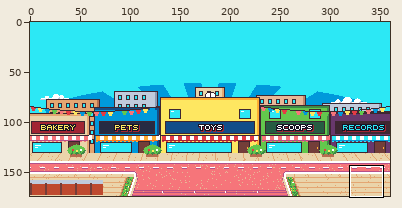
File history of a pixel-art file, art/backdrops/backdrop-sniff-street-shops.aseprite. The first picture is a wide view before the edit; the outline marks the close-up.
Close-up. Before:
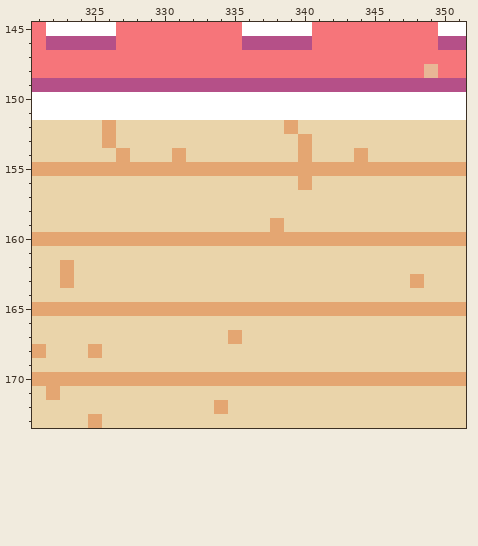
360x174 pixels, 1 frame. Shown: x 321..351, y 145..173.
After:
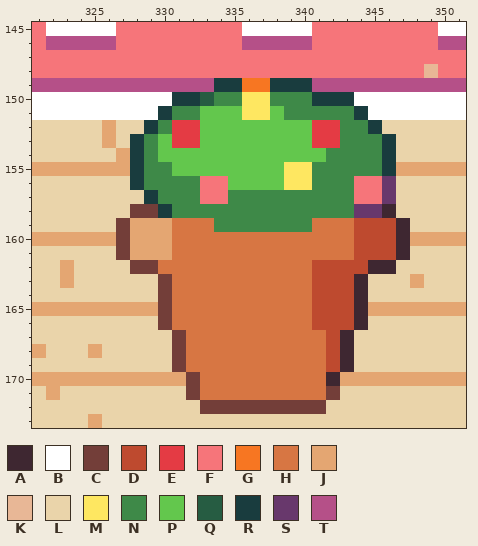
Palette (. is transparent): A #3e2731  B #ffffff  C #733e39  D #be4a2f  E #e43b44  F #f6757a  G #f77622  H #d77643  J #e4a672  K #e8b796  L #ead4aa  M #fee761  N #3e8948  P #63c74d  Q #265c42  R #193c3e  S #68386c  T #b55088
Diff:
Changed rows in their new state; - is an unchanged pixel.
first column x 327:
149 -------RRGGRRR-------
150 ----RRQNNMMNNNRRR----
151 ---RNNPPPMMPNNNNNR---
152 --RNEEPPPPPPPPEENNR--
153 -RNPEEPPPPPPPPEENNNR-
154 -RNPPPPPPPPPPPPNNNNR-
155 -RNNPPPPPPPPMMNNNNNR-
156 -RNNNNFFPPPPMMNNNFFS-
157 --RNNNFFNNNNNNNNNFFS-
158 -CCRNNNNNNNNNNNNNSSA-
159 CJJJHHHNNNNNNNHHHDDDA
160 C---HHHHHHHHHHHHHDDDA
161 CJJJHHHHHHHHHHHHHDDDA
162 -CCHHHHHHHHHHHDDDDAA-
163 ---CHHHHHHHHHHDDDA---
164 ---CHHHHHHHHHHDDDA---
165 ---CHHHHHHHHHHDDDA---
166 ---CHHHHHHHHHHDDDA---
167 ----CHHHHHHHHHHDA----
168 ----CHHHHHHHHHHDA----
169 ----CHHHHHHHHHHDA----
170 -----CHHHHHHHHHA-----
171 -----CHHHHHHHHHC-----
172 ------CCCCCCCCC------
